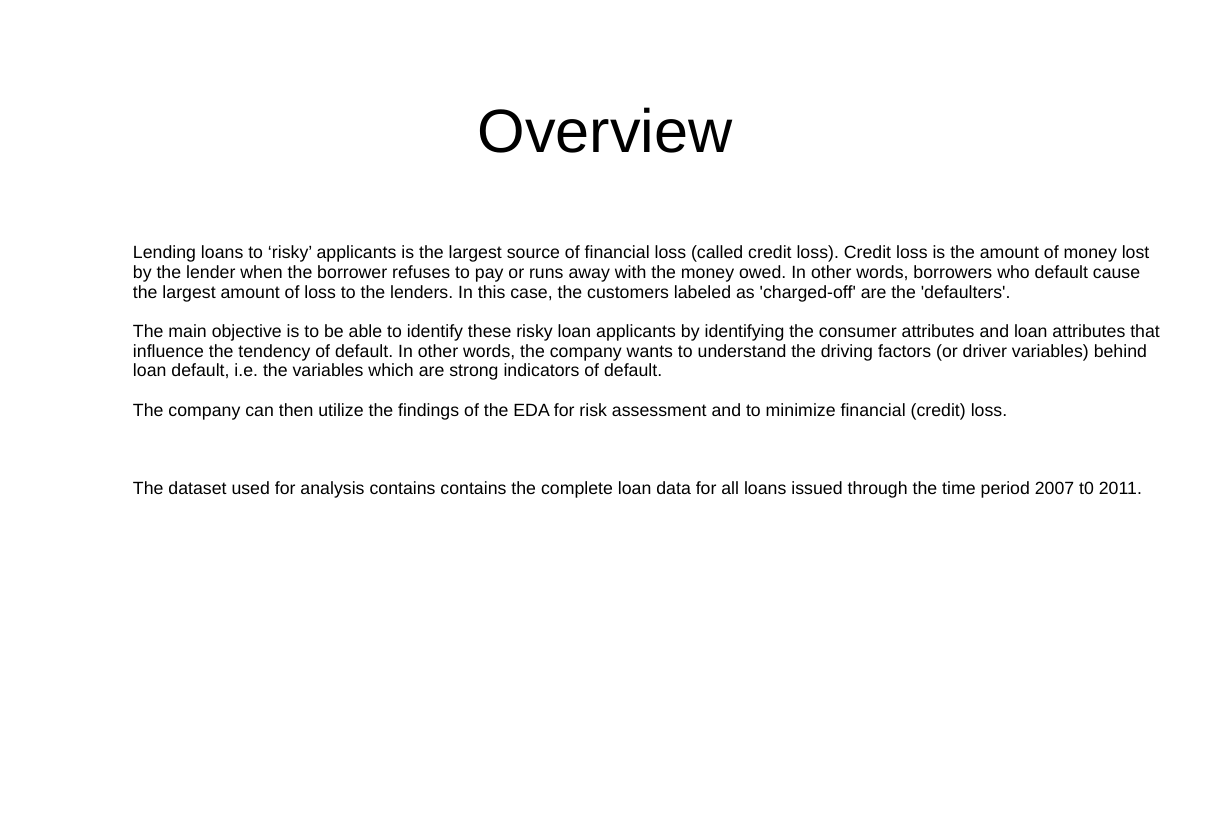
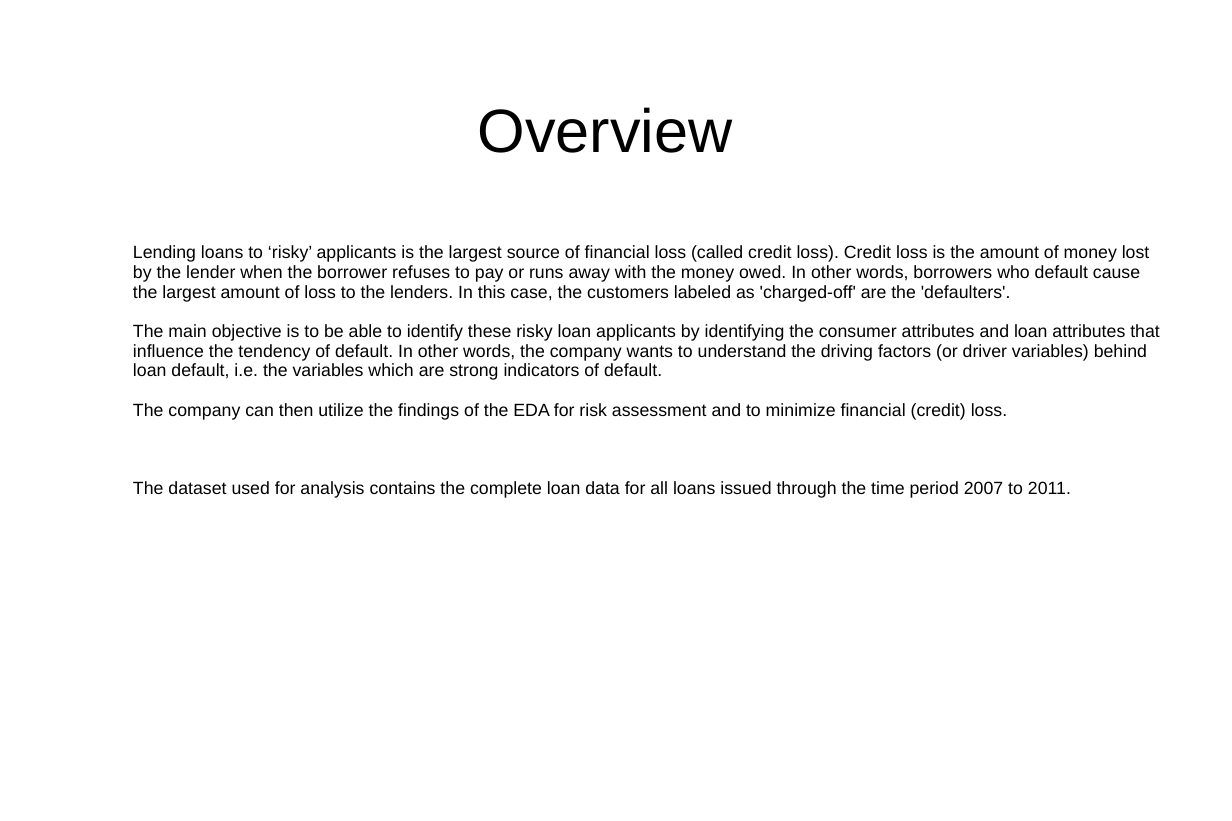
Before and after one commit to vinoth-commits/Lending-Club-Case-Study, a slide deck: slide 2 of Vinoth.ppt. Drawn at 1232x821 pixels with LibreOffice and Linux fonts; fonts in the diff are those of the drawing; background and template pictures are left out. Boxes give left, top, right and bottom in pixels: in the first picture for what was removed or moved away, otherwise in the second. Text is boxed around its words. In the diff, an @@ line names an element or a change of style, - is before the commit and + after.

```diff
--- a/Vinoth.ppt
+++ b/Vinoth.ppt
@@ text at [133, 481, 1071, 498]: text changed @@
-The dataset used for analysis contains contains the complete loan data for all loans issued through the time period 2007 t0 2011.
+The dataset used for analysis contains the complete loan data for all loans issued through the time period 2007 to 2011.
```
Also in this commit, not shown: 6 other slides changed, 1 other file.
